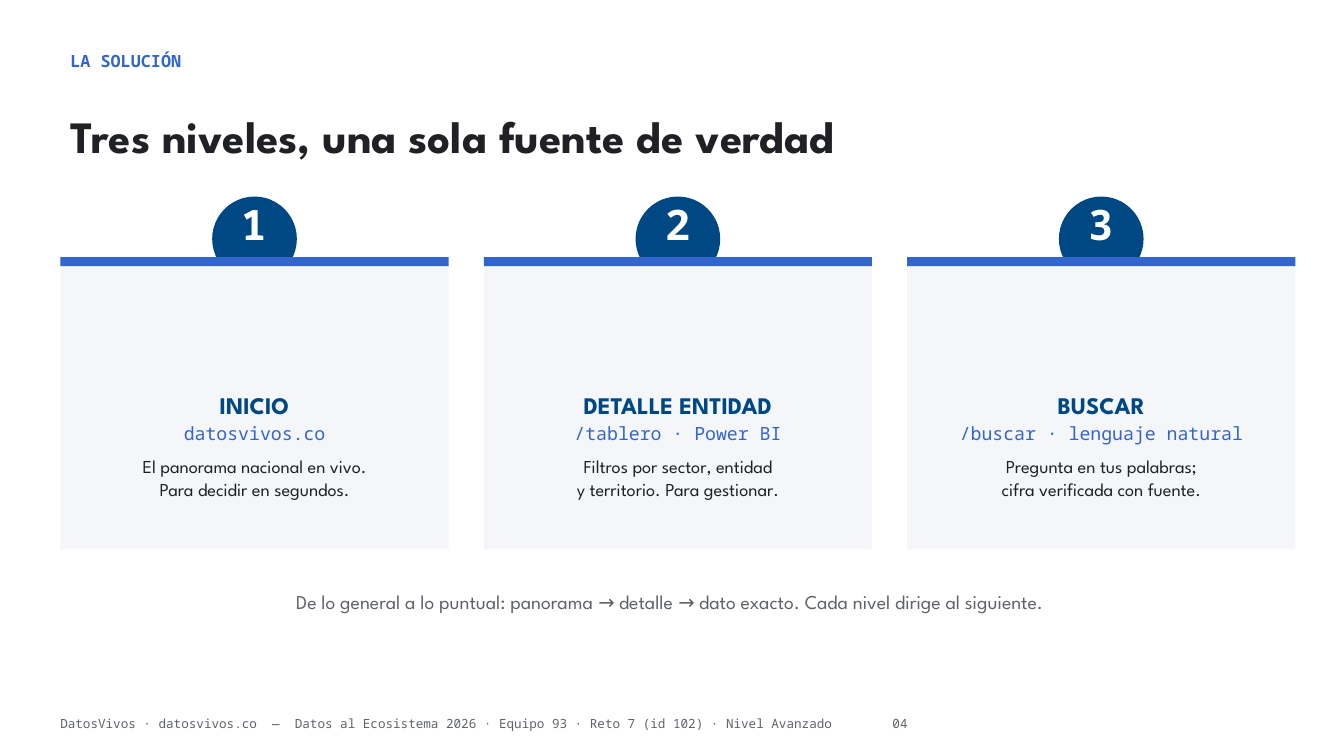
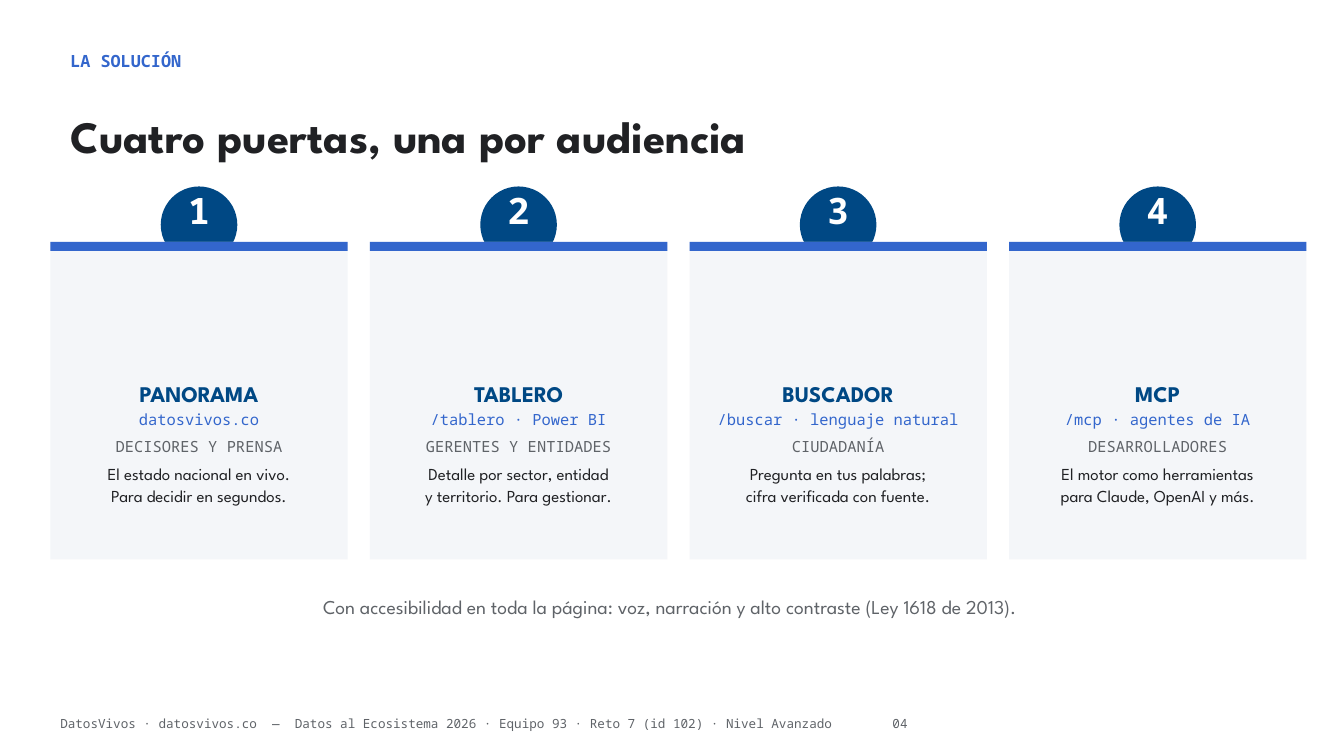
Before and after one commit to jsricop/DatosVivos, a slide deck: slide 4 of recursos/presentacion.pptx. Drawn at 1344x756 pixels with LibreOffice and Linux fonts; fonts in the diff are those of the drawing. Boxes give left, top, right and bottom in pixels: in the first picture for what was removed or moved away, otherwise in the second. Text is boxed around its words. In the diff, an @@ line names an element or a change of style, - is before the commit and + after.

```diff
--- a/recursos/presentacion.pptx
+++ b/recursos/presentacion.pptx
@@ text at <box>70,122,746,163</box>: text changed @@
-Tres niveles, una sola fuente de verdad
+Cuatro puertas, una por audiencia
@@ ellipse "1": place and size @@
-ellipse "1" at <box>212,197,296,281</box>
+ellipse "1" at <box>160,187,237,263</box>
@@ ellipse "2": place and size @@
-ellipse "2" at <box>635,197,720,281</box>
+ellipse "2" at <box>480,187,557,263</box>
@@ size 30 to 26 pt in 3 elements at <box>160,187,237,263</box>, <box>480,187,557,263</box>, <box>800,187,876,263</box> @@
@@ ellipse "3": place and size @@
-ellipse "3" at <box>1060,197,1144,281</box>
+ellipse "3" at <box>800,187,876,263</box>
@@ ellipse added at <box>1120,187,1197,263</box>, fill #004884, 26 pt, text #FFFFFF, bold @@
+4
@@ rectangle "PANORAMA": place and size @@
-rectangle "PANORAMA" at <box>60,257,449,549</box>
+rectangle "PANORAMA" at <box>50,242,348,560</box>
@@ rectangle: place and size @@
-rectangle at <box>60,257,449,266</box>
+rectangle at <box>50,242,348,251</box>
@@ rectangle "TABLERO": place and size @@
-rectangle "TABLERO" at <box>484,257,872,549</box>
+rectangle "TABLERO" at <box>370,242,667,560</box>
@@ rectangle: place and size @@
-rectangle at <box>484,257,872,266</box>
+rectangle at <box>370,242,667,251</box>
@@ rectangle "BUSCADOR": place and size @@
-rectangle "BUSCADOR" at <box>907,257,1296,549</box>
+rectangle "BUSCADOR" at <box>690,242,987,560</box>
@@ rectangle added at <box>690,242,987,251</box>, fill #3366CC @@
@@ rectangle: place and size @@
-rectangle at <box>907,257,1296,266</box>
+rectangle at <box>1009,242,1307,251</box>
@@ rectangle added at <box>1009,242,1307,560</box>, fill #F4F6F9, 12 pt, text #202124 @@
+MCP
+/mcp · agentes de IA
+DESARROLLADORES
+El motor como herramientas
+para Claude, OpenAI y más.
@@ text in rectangle at <box>140,387,259,403</box>: text changed; size 17 to 16 pt @@
-INICIO
+PANORAMA
@@ text in rectangle at <box>474,387,563,403</box>: text changed; size 17 to 16 pt @@
-DETALLE ENTIDAD
+TABLERO
@@ text in rectangle at <box>782,387,894,403</box>: text changed; size 17 to 16 pt @@
-BUSCAR
+BUSCADOR
@@ text in rectangle at <box>111,413,287,506</box>: size 13 to 11 pt in "datosvivos.co"; size 13 to 12 pt in "Para decidir en segundos."; less space between paragraphs @@
@@ text in rectangle at <box>425,413,611,506</box>: size 13 to 11 pt in "/tablero · Power BI"; size 13 to 12 pt in "y territorio. Para gestionar."; less space between paragraphs @@
@@ text in rectangle at <box>718,413,959,502</box>: size 13 to 11 pt in "/buscar · lenguaje natural"; size 13 to 12 pt in "Pregunta en tus palabras;", "cifra verificada con fuente."; less space between paragraphs @@
@@ text in rectangle at <box>108,441,290,480</box>: text changed; size 13 to 12 pt @@
-El panorama nacional en vivo.
+DECISORES Y PRENSA
+El estado nacional en vivo.
@@ text in rectangle at <box>426,441,611,484</box>: text changed; size 13 to 12 pt @@
-Filtros por sector, entidad
+GERENTES Y ENTIDADES
+Detalle por sector, entidad
@@ text in rectangle at <box>792,438,885,452</box>: paragraph added @@
+CIUDADANÍA
@@ text removed at <box>296,595,1043,614</box> @@
-De lo general a lo puntual: panorama → detalle → dato exacto. Cada nivel dirige al siguiente.
@@ text added at <box>323,600,1016,619</box>, 14 pt, text #5F6368 @@
+Con accesibilidad en toda la página: voz, narración y alto contraste (Ley 1618 de 2013).
```
Also in this commit, not shown: 32 other files.
